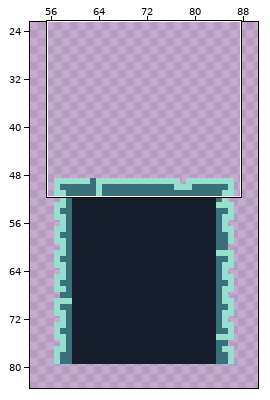
Edited in one commit: pixel-art file (Assets/Animations/Door.aseprite). The first picture is a wide view before the edit; the outline marks the close-up.
Close-up. First the earlier version:
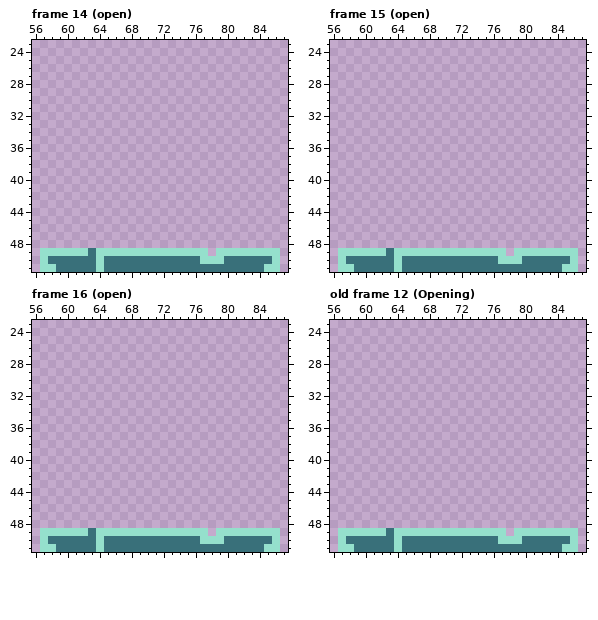
144x144 pixels, 16 frames. Pixels under 10% opacity are left out. Shown: frame 14 (open): x 56..87, y 23..51; frame 15 (open): x 56..87, y 23..51; frame 16 (open): x 56..87, y 23..51; old frame 12 (Opening): x 56..87, y 23..51. The wide view leaves out empty margins. The commit also changed other frames or places, which this record leaves out.
Now the later version:
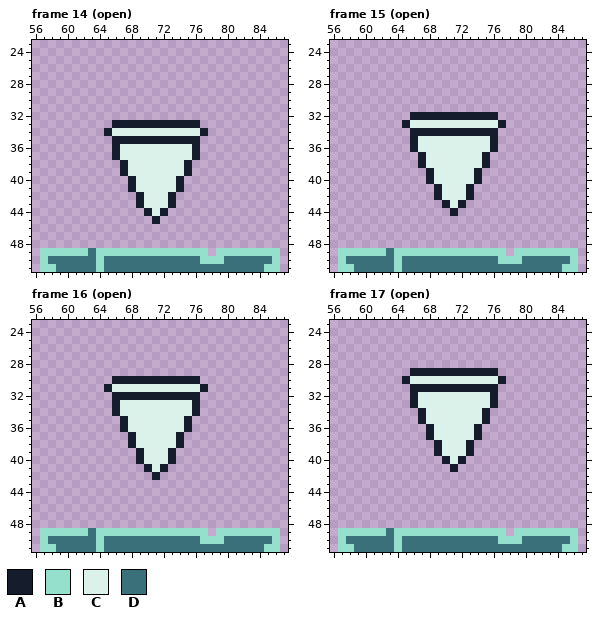
Palette (. is transparent): A #151d2c  B #95e0cc  C #daf2e9  D #39707a
A new or re-ordered frame is compared with the old frame closest to it.
From old to new:
frames 16 -> 19
layer "indicator" added
Frame 14 (open), layer "indicator":
Colour A now appears in row 33 at x 66 to 76; in row 34 at x 65 and 77; in row 35 at x 66 to 76; in rows 36 to 37 at x 66 and 76; in rows 38 to 39 at x 67 and 75; in rows 40 to 41 at x 68 and 74.
Colour A now appears in rows 42 to 43 at x 69 and 73; in row 44 at x 70 and 72; in row 45 at x 71.
Colour C now appears in row 34 at x 66 to 76; in rows 36 to 37 at x 67 to 75; in rows 38 to 39 at x 68 to 74; in rows 40 to 41 at x 69 to 73; in rows 42 to 43 at x 70 to 72; in row 44 at x 71.
Frame 15 (open), layer "indicator":
Colour A now appears in row 32 at x 66 to 76; in row 33 at x 65 and 77; in row 34 at x 66 to 76; in rows 35 to 36 at x 66 and 76; in rows 37 to 38 at x 67 and 75; in rows 39 to 40 at x 68 and 74.
Colour A now appears in rows 41 to 42 at x 69 and 73; in row 43 at x 70 and 72; in row 44 at x 71.
Colour C now appears in row 33 at x 66 to 76; in rows 35 to 36 at x 67 to 75; in rows 37 to 38 at x 68 to 74; in rows 39 to 40 at x 69 to 73; in rows 41 to 42 at x 70 to 72; in row 43 at x 71.
Frame 16 (open), layer "indicator":
Colour A now appears in row 30 at x 66 to 76; in row 31 at x 65 and 77; in row 32 at x 66 to 76; in rows 33 to 34 at x 66 and 76; in rows 35 to 36 at x 67 and 75; in rows 37 to 38 at x 68 and 74.
Colour A now appears in rows 39 to 40 at x 69 and 73; in row 41 at x 70 and 72; in row 42 at x 71.
Colour C now appears in row 31 at x 66 to 76; in rows 33 to 34 at x 67 to 75; in rows 35 to 36 at x 68 to 74; in rows 37 to 38 at x 69 to 73; in rows 39 to 40 at x 70 to 72; in row 41 at x 71.
Frame 17 (open) is new; against old frame 12 (Opening), layer "indicator":
Colour A now appears in row 29 at x 66 to 76; in row 30 at x 65 and 77; in row 31 at x 66 to 76; in rows 32 to 33 at x 66 and 76; in rows 34 to 35 at x 67 and 75; in rows 36 to 37 at x 68 and 74.
Colour A now appears in rows 38 to 39 at x 69 and 73; in row 40 at x 70 and 72; in row 41 at x 71.
Colour C now appears in row 30 at x 66 to 76; in rows 32 to 33 at x 67 to 75; in rows 34 to 35 at x 68 to 74; in rows 36 to 37 at x 69 to 73; in rows 38 to 39 at x 70 to 72; in row 40 at x 71.
